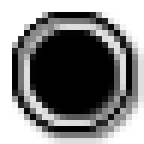
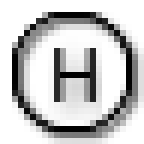
The second 144×144 image is a revision of the first. Changes to its layers:
hid "Empty Layer#3" over 30, 30, 114, 114
hid "Drop-Shadow" over 30, 30, 126, 126
added layer "H #1" above "Empty Layer" over 48, 30, 102, 120
